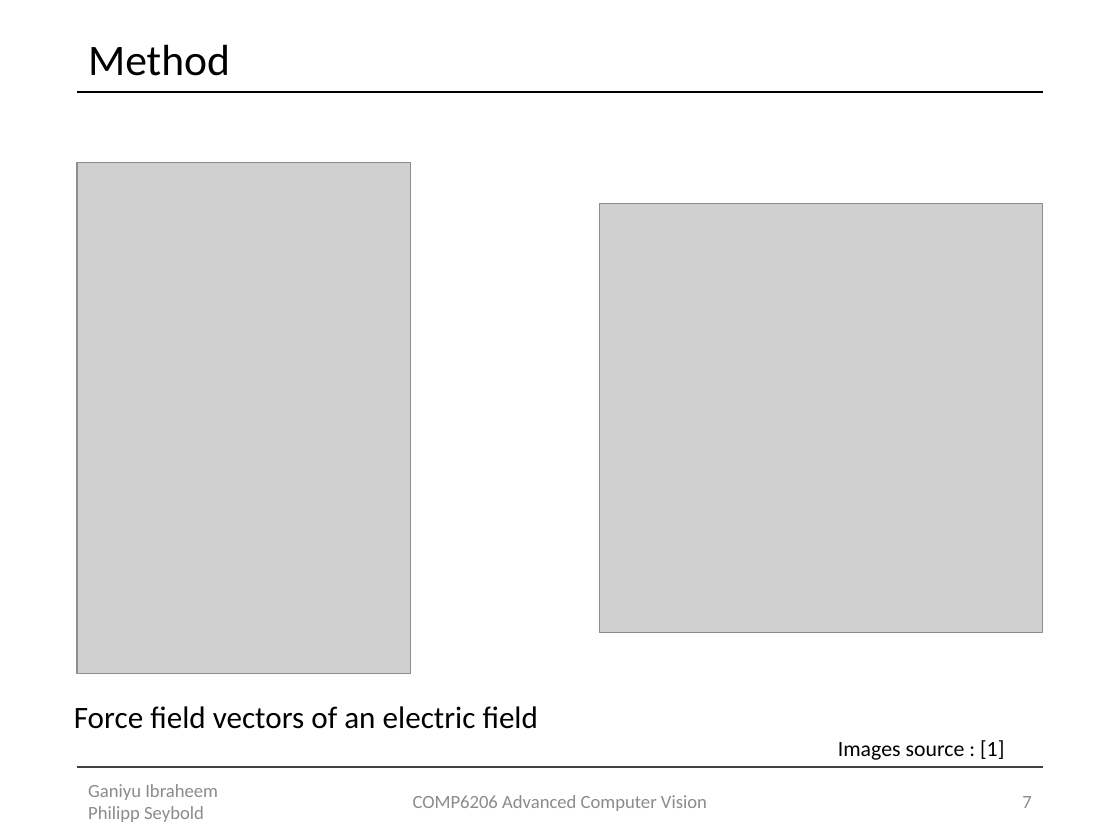
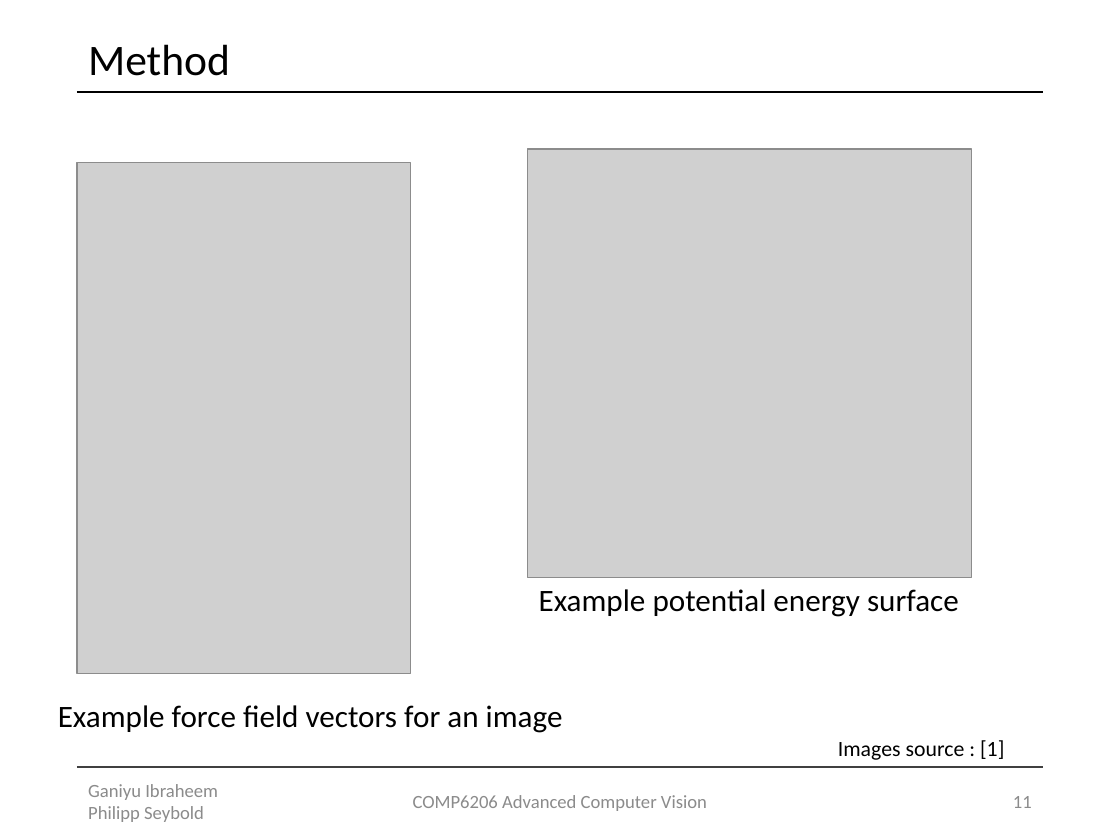
Before and after one commit to Lxrd-AJ/ForceFieldTransforms, a slide deck: slide 11 of Force Field Transformation.pptx (slide 7 before the commit). Drawn at 1120x840 pixels with LibreOffice and Linux fonts; fonts in the diff are those of the drawing; grey boxes stand for pictures. Boxes give left, top, right and bottom in pixels: in the first picture for what was removed or moved away, otherwise in the second. Text is boxed around its words. In the diff, an @@ line names an element or a change of style, - is before the commit and + after.

```diff
--- a/Force Field Transformation.pptx
+++ b/Force Field Transformation.pptx
@@ picture: place and size @@
-picture at [599,204,1043,633]
+picture at [528,149,971,578]
@@ text added at [539,589,959,617], 20 pt, text #000000 @@
+Example potential energy surface
@@ text at [58,705,563,733]: text changed @@
-Force field vectors of an electric field
+Example force field vectors for an image
@@ page number at [1013,796,1032,808]: text changed @@
-7
+11
```
Also in this commit, not shown: 11 other slides changed, 6 slides added.
